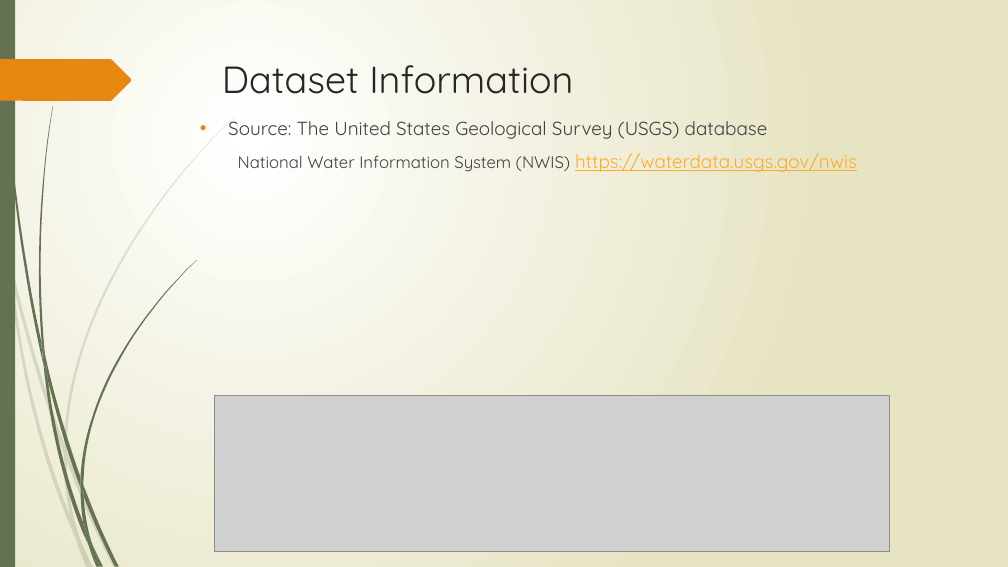
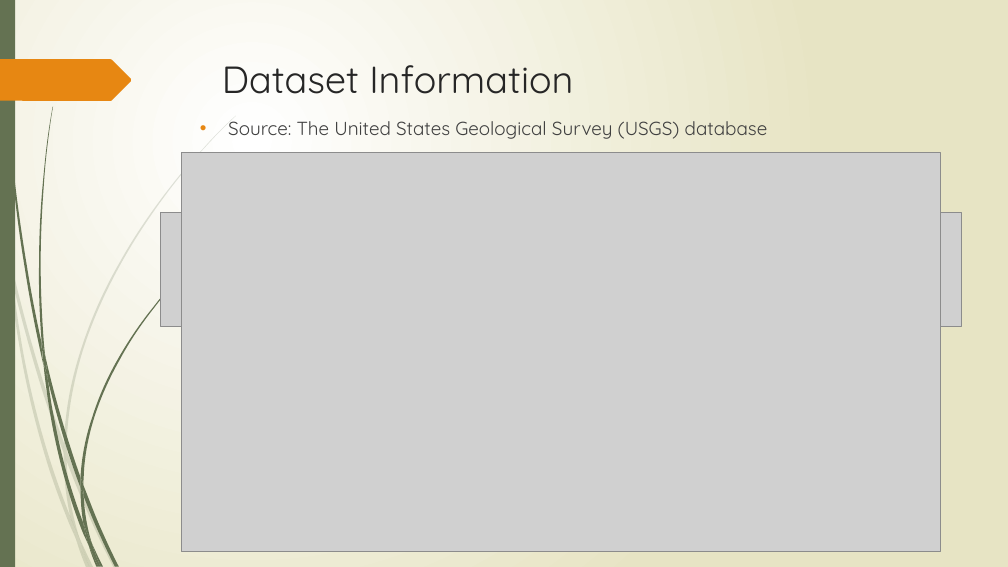
Before and after one commit to forkhala/Hydrologic_Data_Analysis_Final_Proj, a slide deck: slide 5 of TeamDocs/Examining the Hydrologic Properties of the Missouri River.pptx. Drawn at 1008x567 pixels with LibreOffice and Linux fonts; fonts in the diff are those of the drawing; grey boxes stand for pictures. Boxes give left, top, right and bottom in pixels: in the first picture for what was removed or moved away, otherwise in the second. Text is boxed around its words. In the diff, an @@ line names an element or a change of style, - is before the commit and + after.

```diff
--- a/TeamDocs/Examining the Hydrologic Properties of the Missouri River.pptx
+++ b/TeamDocs/Examining the Hydrologic Properties of the Missouri River.pptx
@@ picture added at [181,153,941,552] @@
@@ text at [238,153,857,172]: paragraph removed @@
-National Water Information System (NWIS) https://waterdata.usgs.gov/nwis
@@ picture added at [160,212,962,327] @@
@@ picture removed at [215,396,890,551] @@
```
Also in this commit, not shown: 5 other slides changed.
